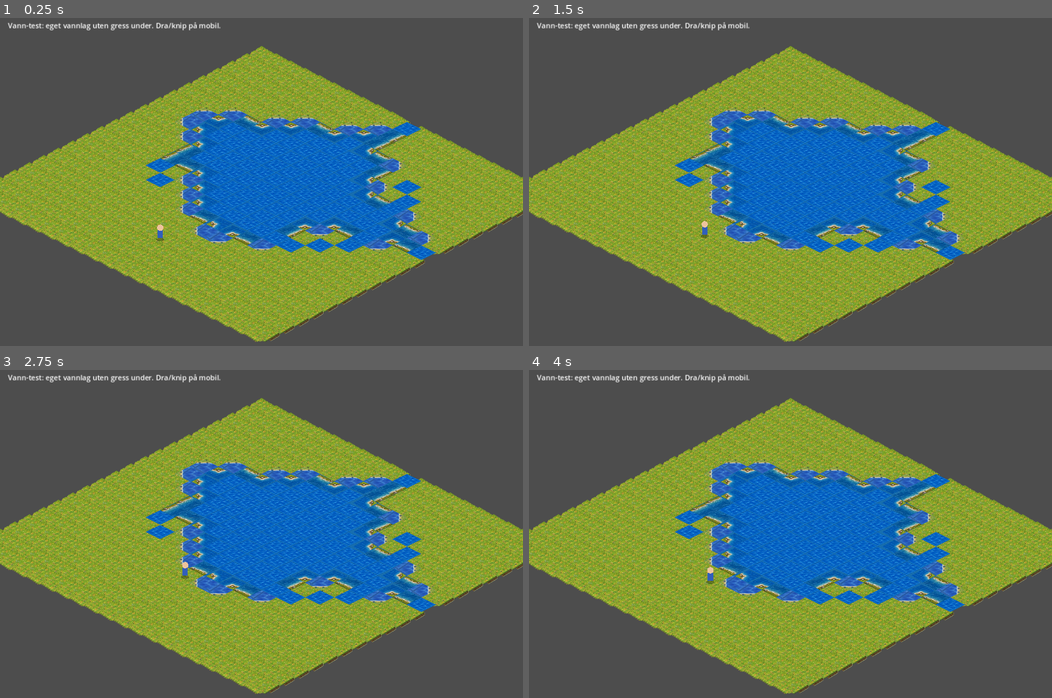
Above: before the commit, frames 1-4 (two rows, left to right).
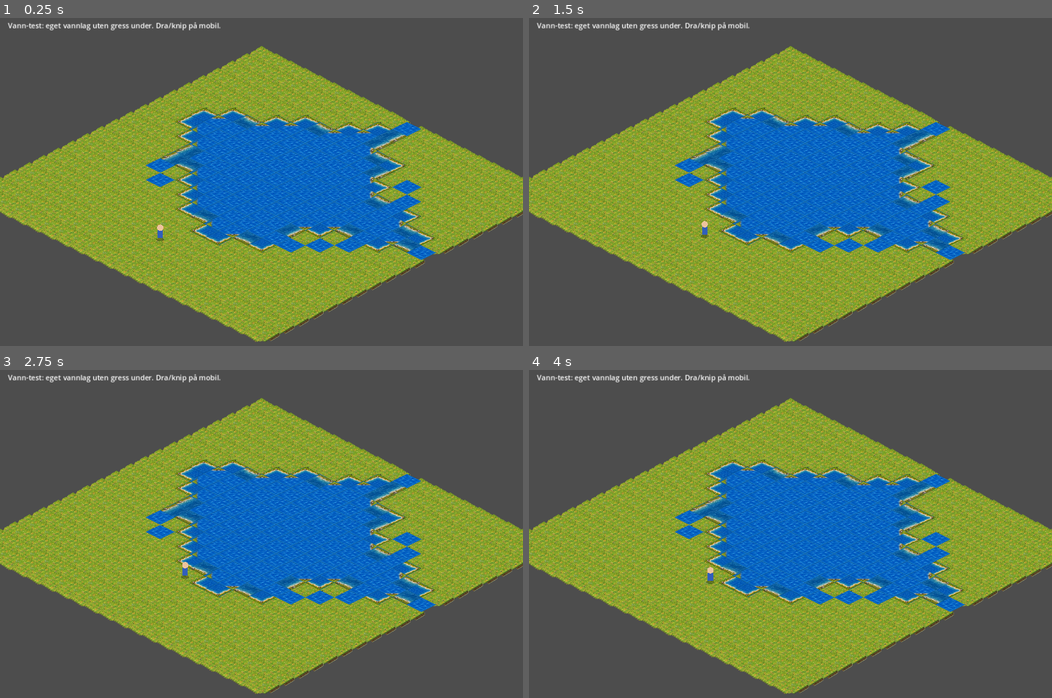
Above: after the commit, the same moments.

Repository: hkolberg/lille-gaardsliv
Game: Godot game, scene res://main.tscn
The game is run twice, just before and just after one commit, with the same random seed, the same clock (stepped at 60 frames per second) and the same inputs.
Inputs (mouse positions are in pixels of both pictures, inside the frame that each line leads up to):
- Up to frame 1 (0.25 s): no input
- Up to frame 2 (1.5 s): tap Enter at 0.5 s; move the mouse to (905, 175) at 0.52 s; hold D (move_right) 0.53-1.25 s; click (905, 175) at 0.67 s; drag from (685, 208) to (764, 260) at 1.27 s
- Up to frame 3 (2.75 s): move the mouse to (313, 468) at 2.02 s; hold D (move_right) from 2.03 s (still down)
- Up to frame 4 (4 s): release D (move_right) at 2.75 s; drag from (764, 612) to (633, 491) at 2.77 s; tap Space at 3.5 s; move the mouse to (947, 596) at 3.52 s; hold A (move_left) from 3.53 s (still down)

The runs differ from the first frame. In frame 1, 3.5% of the frame differs, in the area x 33-84%, y 27-72%; in frame 2, 3.5%; in frame 3, 3.5%; in frame 4, 3.5%.

Commit message:
Restore inner bends and reduce outer shoreline points

Diff:
--- a/godot/main.gd
+++ b/godot/main.gd
@@ -15,10 +15,12 @@
 const ASSET_ROOT_WATERFIX := "res://gaardsliv_waterfix_v1/"
 const ASSET_ROOT_WATER_V2 := "res://gaardsliv_water_assets_v2/"
 const ASSET_ROOT_STRAIGHT_SHORES := "res://gaardsliv_straight_shore_edges_v1/"
-const ASSET_ROOT_OUTER_CORNERS := "res://gaardsliv_lake_outer_corners_v3/"
+const ASSET_ROOT_OUTER_CORNERS := "res://gaardsliv_lake_outer_corners_v2/"
 const ASSET_ROOT_INNER_POINTS := "res://gaardsliv_water_inner_points_v1/"
 const TILE_TEXTURE_ORIGIN := Vector2(48.0, 52.0)
 const PROP_TEXTURE_ORIGIN := Vector2(48.0, 108.0)
+const VISUAL_OUTER_POINT_KEEP_DEPTH := 0.22
+const VISUAL_OUTER_POINT_BLEND_DEPTH := 0.10
 
 enum Dir { N = 1, E = 2, S = 4, W = 8 }
 
@@ -116,8 +118,9 @@
 	asset_textures["water_straight_sw"] = load(ASSET_ROOT_STRAIGHT_SHORES + "water/straight_edges/water_edge_sw.png")
 	asset_textures["water_straight_se"] = load(ASSET_ROOT_STRAIGHT_SHORES + "water/straight_edges/water_edge_se.png")
 
-	# Reduced-land outer-corner shoreline assets. These keep the two
-	# straight-edge joins while pulling the land mass back toward the tip.
+	# Restore the verified v2 topology-corner assets. Despite the code name
+	# "outer_corner", these are the inward-looking shoreline bends in the
+	# current isometric layout; v3 modified the wrong visual corner family.
 	asset_textures["water_outer_corner_n"] = load(ASSET_ROOT_OUTER_CORNERS + "water/outer_corners/water_outer_corner_n.png")
 	asset_textures["water_outer_corner_e"] = load(ASSET_ROOT_OUTER_CORNERS + "water/outer_corners/water_outer_corner_e.png")
 	asset_textures["water_outer_corner_s"] = load(ASSET_ROOT_OUTER_CORNERS + "water/outer_corners/water_outer_corner_s.png")
@@ -138,6 +141,62 @@
 		inner_n_image.flip_x()
 		inner_n_image.flip_y()
 		asset_textures["water_inner_point_n"] = ImageTexture.create_from_image(inner_n_image)
+
+	# The inner-point topology assets are the visual OUTER land points that
+	# protrude into the lake (the rocky wedges highlighted in the test image).
+	# Reduce their land reach at runtime while preserving the existing art,
+	# orientation and water texture around the tip.
+	_build_reduced_visual_outer_points()
+
+
+func _normalized_water_image(texture: Texture2D) -> Image:
+	var image := texture.get_image()
+	var used: Rect2i = image.get_used_rect()
+	if used.size.x <= 0 or used.size.y <= 0:
+		return Image.create(64, 32, false, Image.FORMAT_RGBA8)
+	var normalized := image.get_region(used)
+	normalized.resize(64, 32, Image.INTERPOLATE_LANCZOS)
+	return normalized
+
+func _visual_outer_point_depth(suffix: String, x: int, y: int) -> float:
+	match suffix:
+		"n":
+			return float(y) / 31.0
+		"s":
+			return float(31 - y) / 31.0
+		"e":
+			return float(63 - x) / 63.0
+		"w":
+			return float(x) / 63.0
+	return 1.0
+
+func _build_reduced_visual_outer_points() -> void:
+	var plain_texture: Texture2D = asset_textures.get("water_plain_v2")
+	if plain_texture == null:
+		return
+	var plain := _normalized_water_image(plain_texture)
+
+	for suffix in ["n", "e", "s", "w"]:
+		var key := "water_inner_point_%s" % suffix
+		var point_texture: Texture2D = asset_textures.get(key)
+		if point_texture == null:
+			continue
+		var point := _normalized_water_image(point_texture)
+		var reduced := plain.duplicate()
+
+		for y in range(32):
+			for x in range(64):
+				var depth := _visual_outer_point_depth(suffix, x, y)
+				var point_weight := 1.0 - smoothstep(
+					VISUAL_OUTER_POINT_KEEP_DEPTH,
+					VISUAL_OUTER_POINT_KEEP_DEPTH + VISUAL_OUTER_POINT_BLEND_DEPTH,
+					depth
+				)
+				var water_pixel := plain.get_pixel(x, y)
+				var point_pixel := point.get_pixel(x, y)
+				reduced.set_pixel(x, y, water_pixel.lerp(point_pixel, point_weight))
+
+		asset_textures[key] = ImageTexture.create_from_image(reduced)
 
 	# Keep v2 road textures available as emergency fallback while roads remain geometric.
 	for prefix in ["cobble", "gravel"]:
@@ -591,8 +650,9 @@
 	# Grid neighbour N is upper-right on screen, E lower-right,
 	# S lower-left, W upper-left.
 	# A B-type gap is not a normal shoreline edge: land touches this water
-	# tile only at one diagonal grid neighbour, which corresponds to one visual
-	# tip of the isometric diamond. Handle that before falling back to plain water.
+	# tile only at one diagonal grid neighbour. In the current visual layout
+	# these are the outward rocky land points. Their textures are reduced at
+	# load time so the land no longer projects deep into the water tile.
 	var diagonal_land_mask := 0
 	if not _is_water(x - 1, y - 1): diagonal_land_mask |= Dir.N
 	if not _is_water(x + 1, y - 1): diagonal_land_mask |= Dir.E
